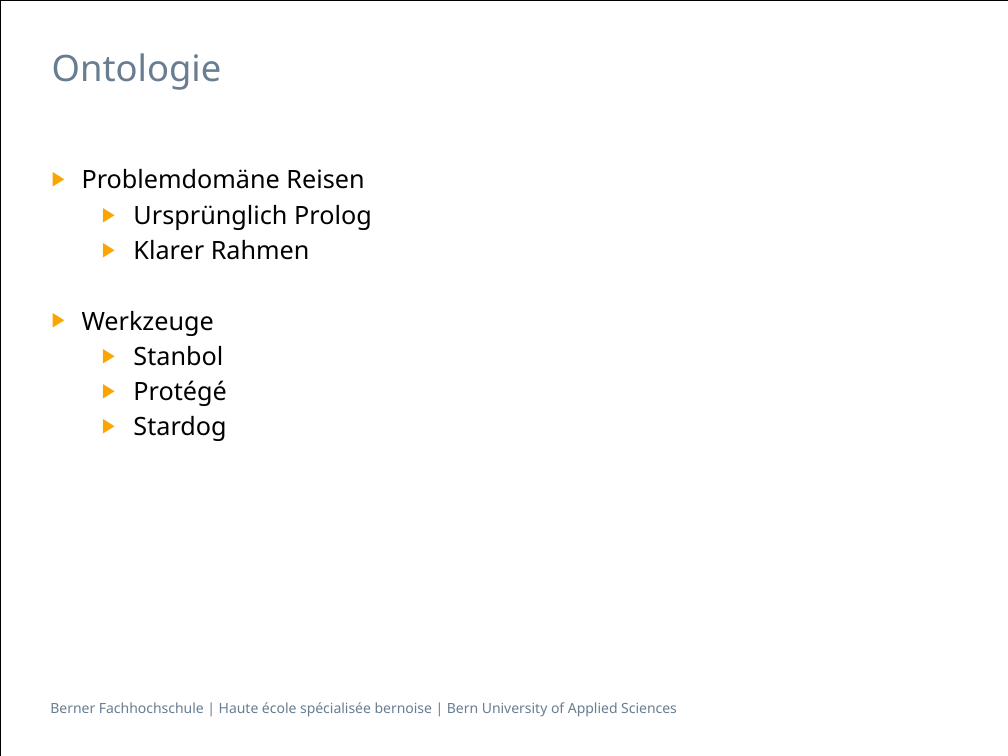
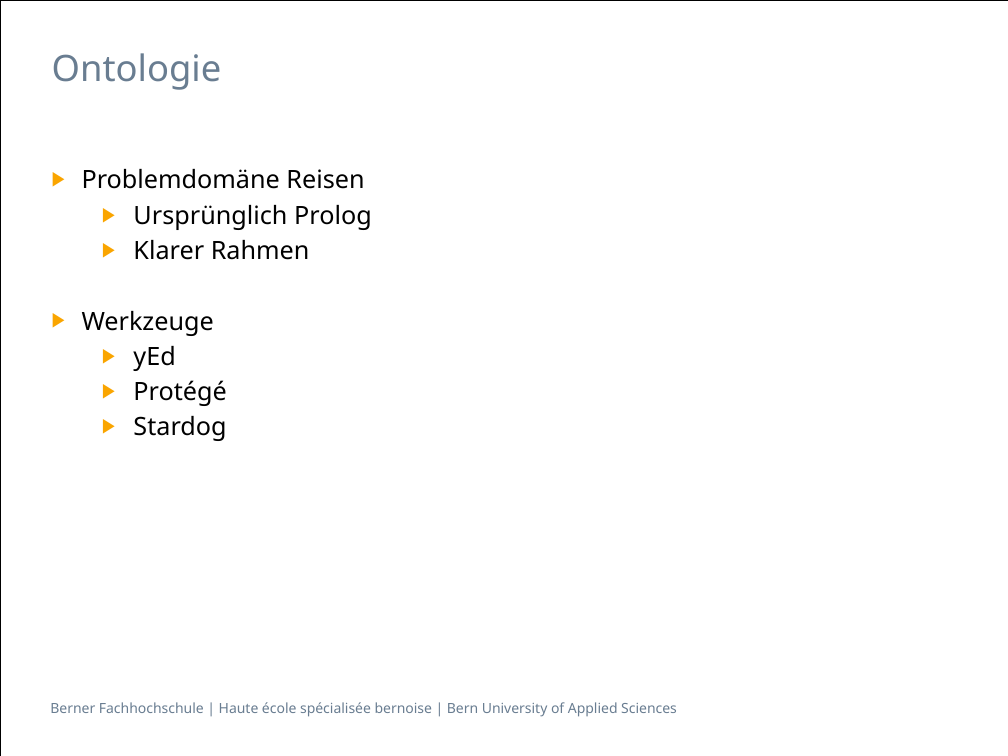
Before and after one commit to gunzm1/ElephantSearch, a slide deck: slide 9 of Doc/Semantische Datenbanken_bfh.pptx (slide 7 before the commit). Drawn at 1008x756 pixels with LibreOffice and Linux fonts; fonts in the diff are those of the drawing. Boxes give left, top, right and bottom in pixels: in the first picture for what was removed or moved away, otherwise in the second. Text is boxed around its words. In the diff, an @@ line names an element or a change of style, - is before the commit and + after.

```diff
--- a/Doc/Semantische Datenbanken_bfh.pptx
+++ b/Doc/Semantische Datenbanken_bfh.pptx
@@ text at bbox=[133, 346, 175, 371]: text changed @@
-  ▶ Stanbol
+  ▶ yEd
```
Also in this commit, not shown: 5 other slides changed, 2 slides added, 2 other files.
